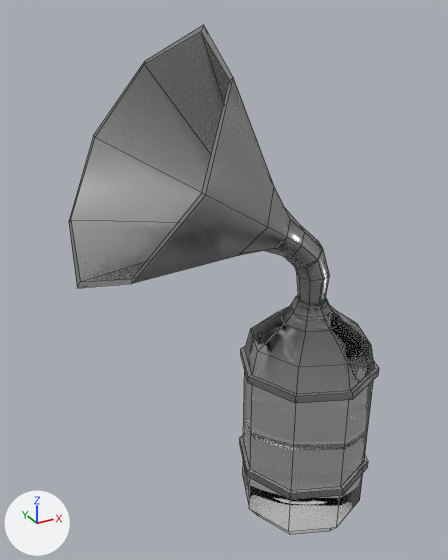
The FBX model Assets/Models/gramofone.fbx, before and after one commit.
Both versions are drawn from a camera (50 mm lens) standing at (-2.3, -2.97, 3.45) and looking at (-0.59, 0.14, 1.9). Lighting does not change. The marker at lower left points along +X, +Y and +Z. Mesh edges are drawn as thin lines. Where no turn or scale is listed for an object, it has been applied to the vertices.
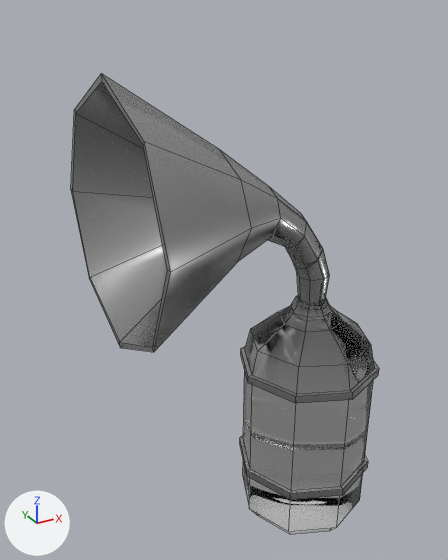
Where the newer file only moved an object's origin or applied its transform, the numbers keep the older frame.

Diff of the bpy script that builds the scene:
```diff
--- a/Assets/Models/gramofone.fbx.py
+++ b/Assets/Models/gramofone.fbx.py
@@ me_mesh_001 @@
 # used by ob_pcylinder4; location = (-0.718, 0.0, 2.534)
-me_mesh_001.from_pydata(...)  # 112 vertices, 112 faces; spans x -0.82..0.82, y -0.74..0.74, z -0.84..0.84
+me_mesh_001.from_pydata(...)  # 112 vertices, 112 faces; spans x -0.61..0.82, y -0.74..0.74, z -0.85..0.63
+# me_mesh_001 part 1: 64 of 112 vertices moved; they spanned x -0.82..0.59, y -0.74..0.74, z -0.5..0.84 and now span x -0.61..0.6, y -0.74..0.74, z -0.85..0.63; mean shift (-0.08, 0.0, -0.03); largest move (-0.06, 0.0, 0.84) -> (-0.6, 0.0, 0.63)
 me_mesh_001.materials.append(mat_aistandardsurface3)
```

Location of each change, [x1, y1, x2, y2] in pixels of the pictures (448 x 560 px; the box of a moved part takes in the faces that stretch with it):
'pCylinder4', reshaped
    before: [69, 25, 330, 304]
    after: [71, 74, 330, 352]
part 1 of me_mesh_001, moved or reshaped
    before: [69, 25, 323, 288]
    after: [71, 74, 323, 352]
